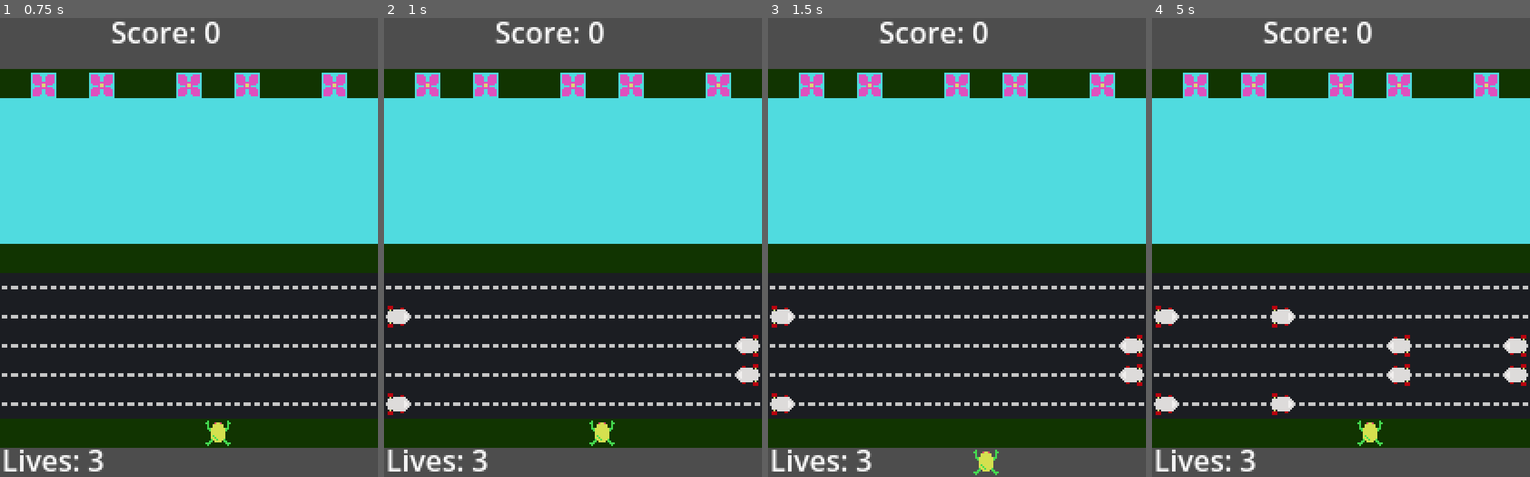
Above: before the commit, frames 1-4 (left to right).
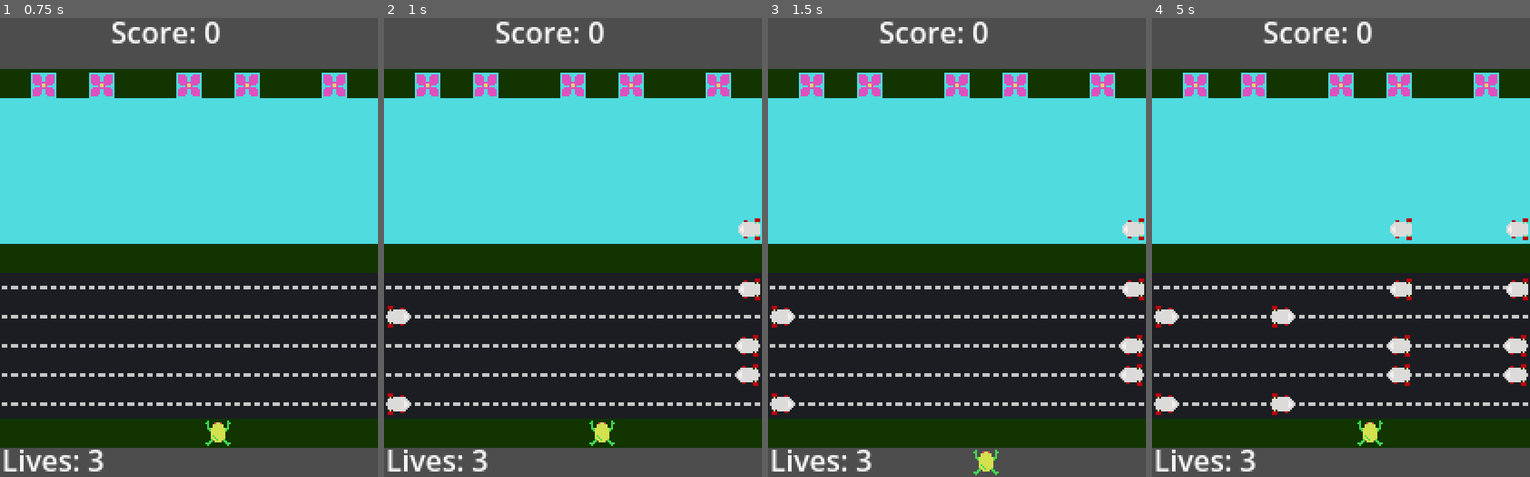
Above: after the commit, the same moments.

Repository: rojasreinold/10-game-challenge
Game: Godot game, scene res://main.tscn
Same seed, same stepped clock (60 frames per second), same inputs: the game is played once before the commit and once after it.
Inputs:
- Up to frame 1 (0.75 s): tap Enter at 0.5 s; hold D (move_right) from 0.53 s (still down)
- Up to frame 2 (1 s): keep holding D (move_right)
- Up to frame 3 (1.5 s): tap Space at 1.25 s; release D (move_right) at 1.28 s; hold S (move_down) from 1.28 s (still down)
- Up to frame 4 (5 s): release S (move_down) at 2.03 s; hold D (move_right) 2.03-2.78 s; tap Enter at 2.75, 4.25 s; hold W (move_up) 2.78-3.53 s; tap Space at 3.5 s; hold A (move_left) from 3.53 s (still down)

Frame 1 is identical in both runs. In frame 2, 0.4% of the frame differs, in the area x 93-100%, y 43-62%; in frame 3, 0.4%; in frame 4, 0.7%, in the area x 62-100%, y 43-62%.

Commit message:
Fixed default spawn left movement

Diff:
--- a/3-frogger/enemy_spawn_point.gd
+++ b/3-frogger/enemy_spawn_point.gd
@@ -3,7 +3,7 @@
 
 var road_array = Array()
 var water_array = Array()
-@export_enum("LEFT:-1", "RIGHT:1") var direction: int
+@export_enum("LEFT:-1", "RIGHT:1") var direction: int = -1
 
 func _init() -> void:
 	var car = load("res://car_enemy.tscn")
--- a/3-frogger/main.tscn
+++ b/3-frogger/main.tscn
@@ -43,12 +43,16 @@
 
 [node name="EnemySPL2" parent="." instance=ExtResource("5_0droq")]
 position = Vector2(216, 200)
-direction = -1
 
 [node name="EnemySPL3" parent="." instance=ExtResource("5_0droq")]
 position = Vector2(216, 184)
-direction = -1
 
 [node name="EnemySPL4" parent="." instance=ExtResource("5_0droq")]
 position = Vector2(-8, 168)
 direction = 1
+
+[node name="EnemySPL5" parent="." instance=ExtResource("5_0droq")]
+position = Vector2(217, 153)
+
+[node name="WaterEnemySPL1" parent="." instance=ExtResource("5_0droq")]
+position = Vector2(217, 120)
